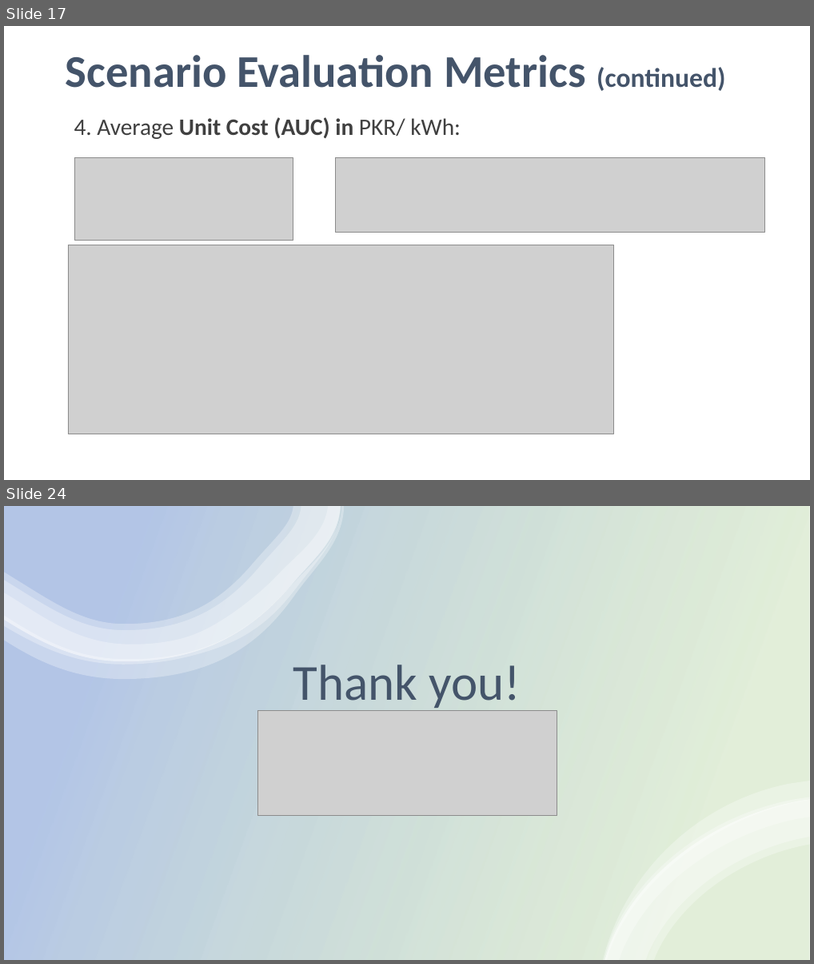
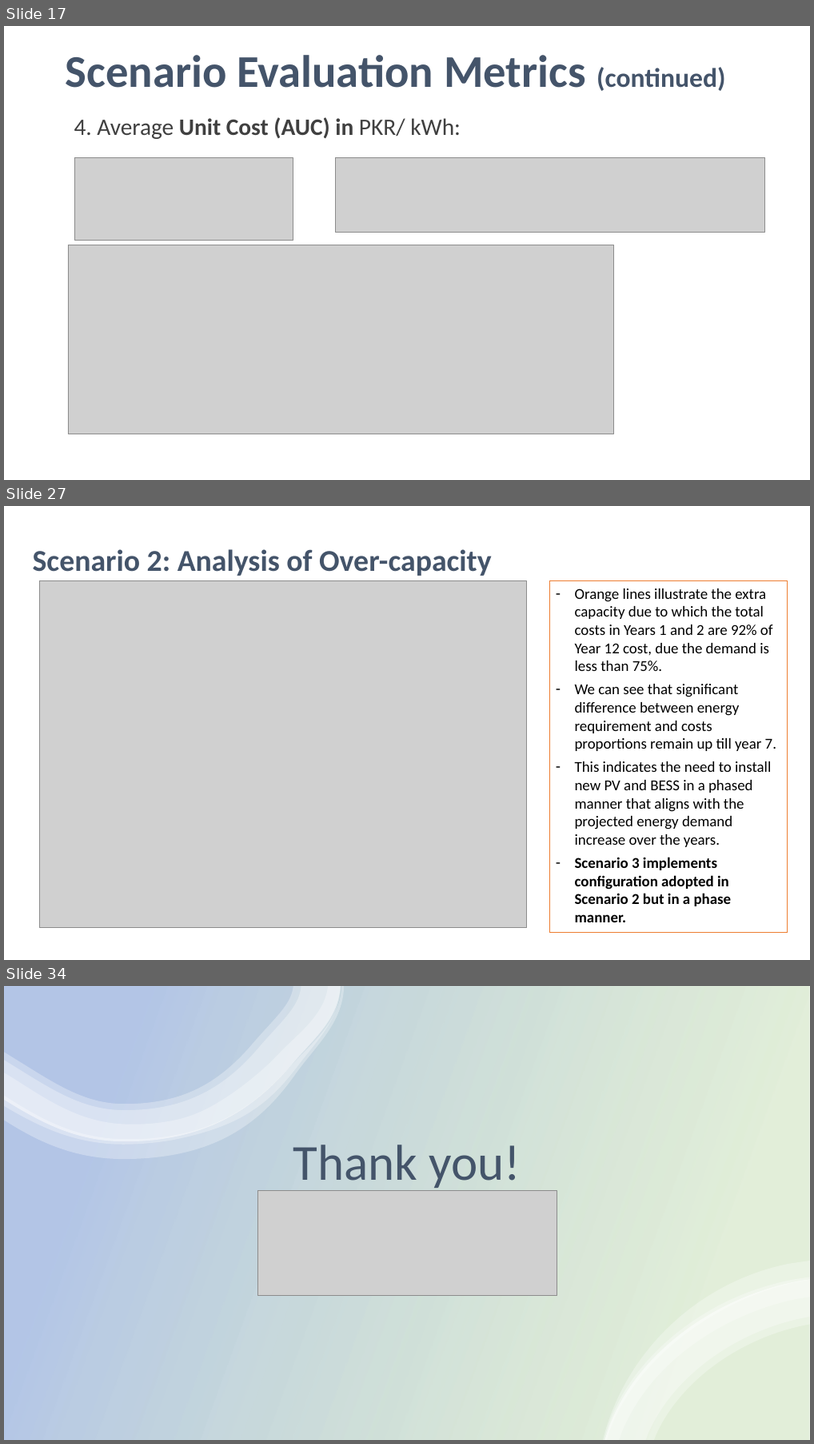
Before and after one commit to mz-mustafa/energy-mix-optimiser, a slide deck: Reporting/SECMC EEM Deck v4.0.pptx. Shown one above the other, each under a label of ours: slides 17 and 24 before the commit, slides 17, 27 and 34 after it; the slides between them are not shown. The pictures are 814x964 and 814x1444 pixels, drawn with LibreOffice and Linux fonts; fonts in the diff are those of the drawing; grey boxes stand for pictures. Boxes give left, top, right and bottom in pixels: in the first picture for what was removed or moved away, otherwise in the second. Text is boxed around its words. In the diff, an @@ line names an element or a change of style, - is before the commit and + after.

```diff
--- a/Reporting/SECMC EEM Deck v4.0.pptx
+++ b/Reporting/SECMC EEM Deck v4.0.pptx
@@ slide 27 added at [4, 506, 810, 960], background #FFFFFF @@
@@ text added at [33, 549, 492, 576], 36 pt, text #44546A, bold @@
+Scenario 2: Analysis of Over-capacity
@@ picture added at [39, 581, 527, 928] @@
@@ rectangle added at [550, 581, 788, 932], outline #ED7D31 0.75 pt, 18 pt, text #000000 @@
+– Orange lines illustrate the extra capacity due to which the total costs in Years 1 and 2 are 92% of Year 12 cost, due the demand is less than 75%.
+– We can see that significant difference between energy requirement and costs proportions remain up till year 7.
+– This indicates the need to install new PV and BESS in a phased manner that aligns with the projected energy demand increase over the years.
+– Scenario 3 implements configuration adopted in Scenario 2 but in a phase manner.
@@ what was slide 24 is now slide 34 @@
```
Also in this commit, not shown: 7 slides changed, 10 other slides added, 1 slide removed, 8 other files.
